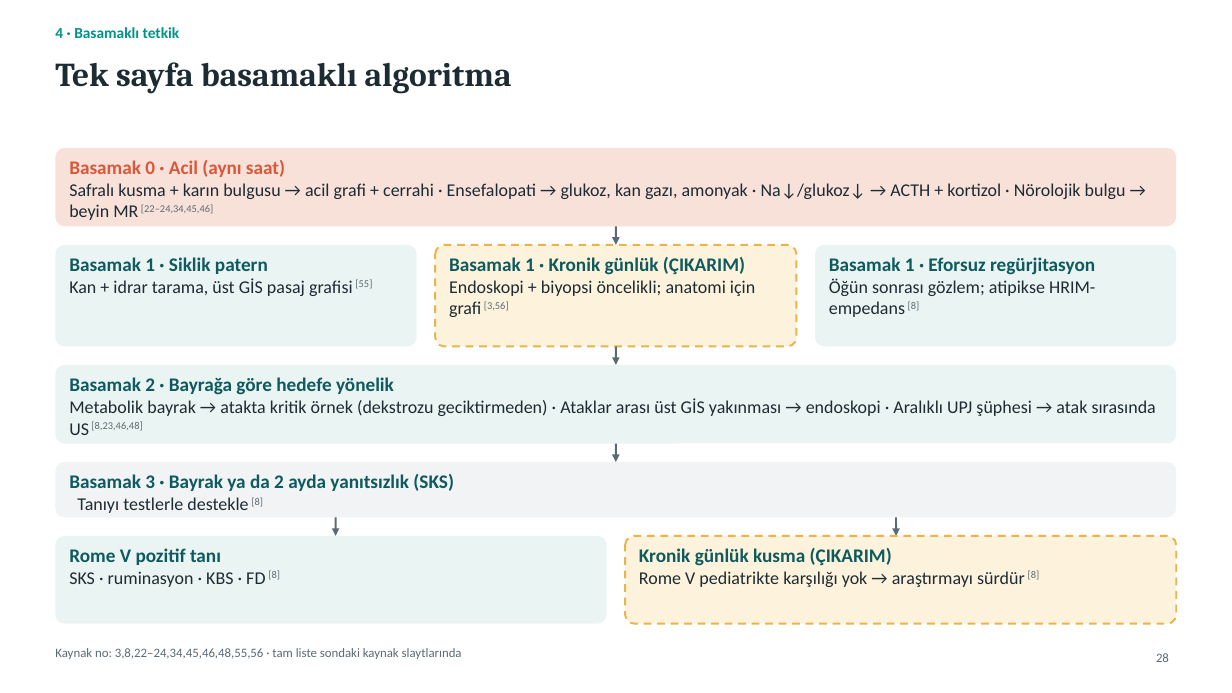
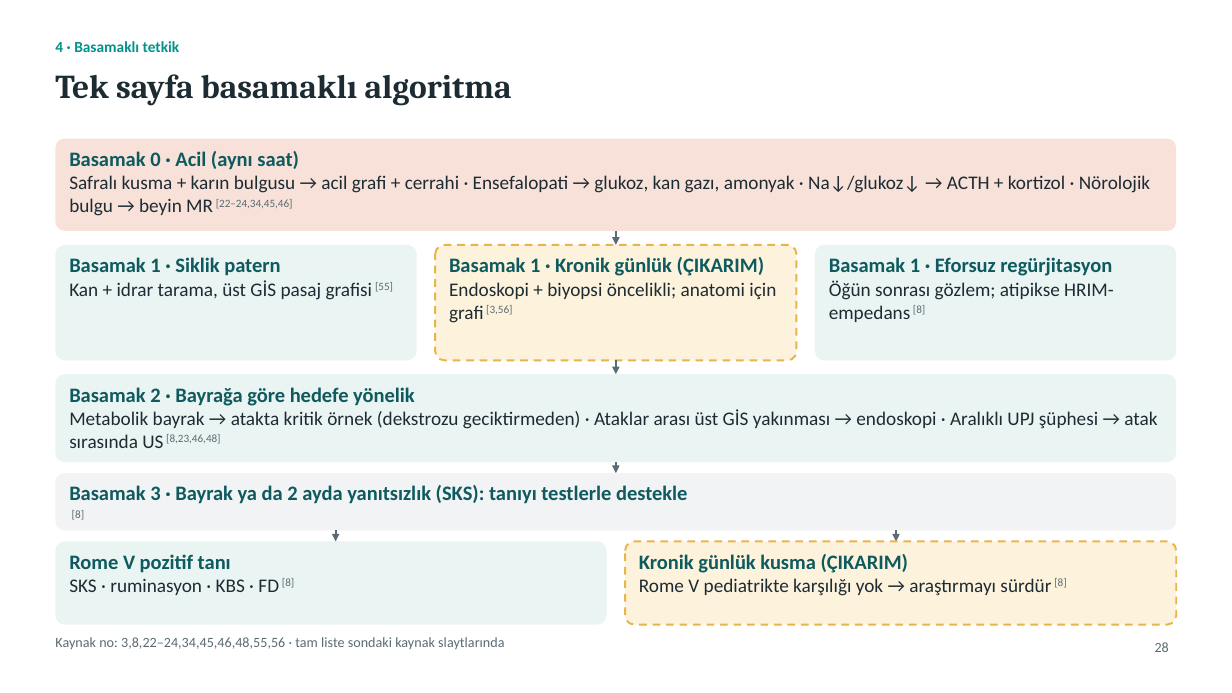
Before and after one commit to gokhanbirsen1992-sketch/sunu-, a slide deck: slide 28 of Sunum_KronikKusma/output/KronikKusmaYaklasim.pptx. Drawn at 1232x693 pixels with LibreOffice and Linux fonts; fonts in the diff are those of the drawing. Boxes give left, top, right and bottom in pixels: in the first picture for what was removed or moved away, otherwise in the second. Text is boxed around its words. In the diff, an @@ line names an element or a change of style, - is before the commit and + after.

```diff
--- a/Sunum_KronikKusma/output/KronikKusmaYaklasim.pptx
+++ b/Sunum_KronikKusma/output/KronikKusmaYaklasim.pptx
@@ text "4 · Basamaklı tetkik": place and size @@
-text "4 · Basamaklı tetkik" at [55,27,180,38]
+text "4 · Basamaklı tetkik" at [55,41,180,52]
@@ title "Tek sayfa basamaklı algoritma": place and size @@
-title "Tek sayfa basamaklı algoritma" at [55,62,512,94]
+title "Tek sayfa basamaklı algoritma" at [55,74,512,105]
@@ rounded rectangle: place and size @@
-rounded rectangle at [55,148,1177,226]
+rounded rectangle at [55,139,1177,231]
@@ text "Basamak 0 · Acil (aynı ...": place and size @@
-text "Basamak 0 · Acil (aynı ..." at [69,160,1126,220]
+text "Basamak 0 · Acil (aynı ..." at [69,151,1150,216]
@@ text "Basamak 0 · Acil (aynı ..." at [69,151,1150,216]: size 15 to 16 pt, text colour #D9573B to #0E5A5F in "Basamak 0 · Acil (aynı saat)"; size 14 to 15 pt in "Safralı kusma + karın bulgusu → acil ..." @@
@@ arrow moved from (616, 226) - (616, 245) to (616, 231) - (616, 245) @@
@@ rounded rectangle: place and size @@
-rounded rectangle at [55,245,417,347]
+rounded rectangle at [55,245,417,360]
@@ text "Basamak 1 · Siklik patern" at [69,257,393,300]: size 15 to 16 pt in "Basamak 1 · Siklik patern"; size 14 to 15 pt in "Kan + idrar tarama, üst GİS pasaj ..." @@
@@ rounded rectangle: place and size @@
-rounded rectangle at [435,245,797,347]
+rounded rectangle at [435,245,797,360]
@@ text "Basamak 1 · Kronik günlük ..." at [449,257,776,323]: size 15 to 16 pt in "Basamak 1 · Kronik günlük (ÇIKARIM)"; size 14 to 15 pt in "Endoskopi + biyopsi öncelikli; anatomi için grafi ..." @@
@@ rounded rectangle: place and size @@
-rounded rectangle at [815,245,1177,347]
+rounded rectangle at [815,245,1177,360]
@@ text "Basamak 1 · Eforsuz regürjitasyon" at [829,257,1114,322]: size 15 to 16 pt in "Basamak 1 · Eforsuz regürjitasyon"; size 14 to 15 pt in "Öğün sonrası gözlem; atipikse HRIM-empedans [8]" @@
@@ proportions changed in 8 elements at [55,139,1177,231], [55,542,606,625], [625,542,1176,625], [55,245,417,360], [435,245,797,360], [815,245,1177,360], [55,473,1177,531], [55,374,1177,462] @@
@@ rounded rectangle: place and size @@
-rounded rectangle at [55,365,1177,444]
+rounded rectangle at [55,374,1177,462]
@@ text "Basamak 2 · Bayrağa göre ...": place and size @@
-text "Basamak 2 · Bayrağa göre ..." at [69,377,1156,435]
+text "Basamak 2 · Bayrağa göre ..." at [69,387,1157,448]
@@ text "Basamak 2 · Bayrağa göre ..." at [69,387,1157,448]: size 15 to 16 pt in "Basamak 2 · Bayrağa göre hedefe yönelik"; size 14 to 15 pt in "Metabolik bayrak → atakta kritik örnek (dekstrozu ..." @@
@@ arrow moved from (616, 347) - (616, 365) to (616, 360) - (616, 374) @@
@@ rounded rectangle: place and size @@
-rounded rectangle at [55,462,1177,518]
+rounded rectangle at [55,473,1177,531]
@@ arrow moved from (616, 444) - (616, 462) to (616, 462) - (616, 473) @@
@@ text at [69,485,687,520]: text changed; size 15 to 16 pt @@
-Basamak 3 · Bayrak ya da 2 ayda yanıtsızlık (SKS)
-Tanıyı testlerle destekle [8]
+Basamak 3 · Bayrak ya da 2 ayda yanıtsızlık (SKS): tanıyı testlerle destekle
+[8]
@@ arrow moved from (335, 518) - (335, 536) to (335, 531) - (335, 542) @@
@@ arrow moved from (897, 518) - (897, 536) to (897, 531) - (897, 542) @@
@@ rounded rectangle: place and size @@
-rounded rectangle at [55,536,606,624]
+rounded rectangle at [55,542,606,625]
@@ text "Rome V pozitif tanı" at [69,554,294,595]: size 15 to 16 pt in "Rome V pozitif tanı"; size 14 to 15 pt in "SKS · ruminasyon · KBS · FD ..." @@
@@ rounded rectangle: place and size @@
-rounded rectangle at [625,536,1176,624]
+rounded rectangle at [625,542,1176,625]
@@ text "Kronik günlük kusma (ÇIKARIM)" at [639,554,1066,596]: size 15 to 16 pt in "Kronik günlük kusma (ÇIKARIM)"; size 14 to 15 pt in "Rome V pediatrikte karşılığı yok → araştırmayı ..." @@
@@ text "Kaynak no: 3,8,22–24,34,45,46,48,55,56 · tam ...": place and size @@
-text "Kaynak no: 3,8,22–24,34,45,46,48,55,56 · tam ..." at [55,648,462,659]
+text "Kaynak no: 3,8,22–24,34,45,46,48,55,56 · tam ..." at [55,637,504,650]
@@ text "Kaynak no: 3,8,22–24,34,45,46,48,55,56 · tam ..." at [55,637,504,650]: size 10 to 11 pt @@
@@ page number: place and size @@
-page number at [1156,653,1169,662]
+page number at [1155,642,1169,652]
@@ page number at [1155,642,1169,652]: size 10 to 11 pt @@
```
Also in this commit, not shown: 46 other slides changed, 9 other files.
